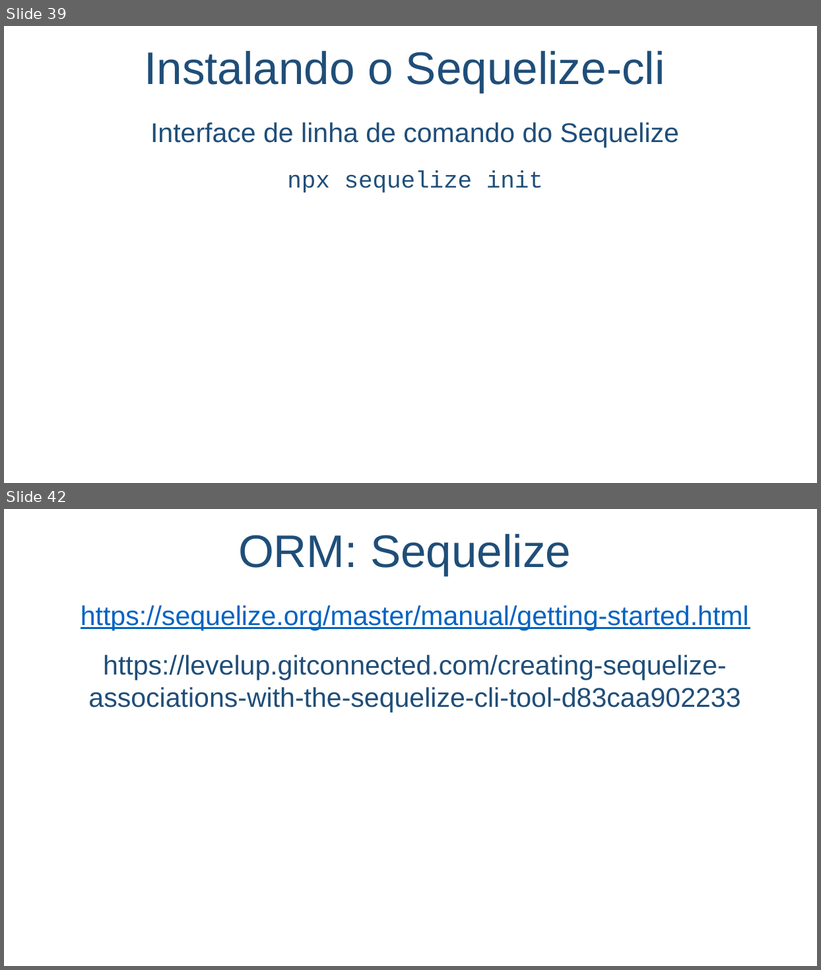
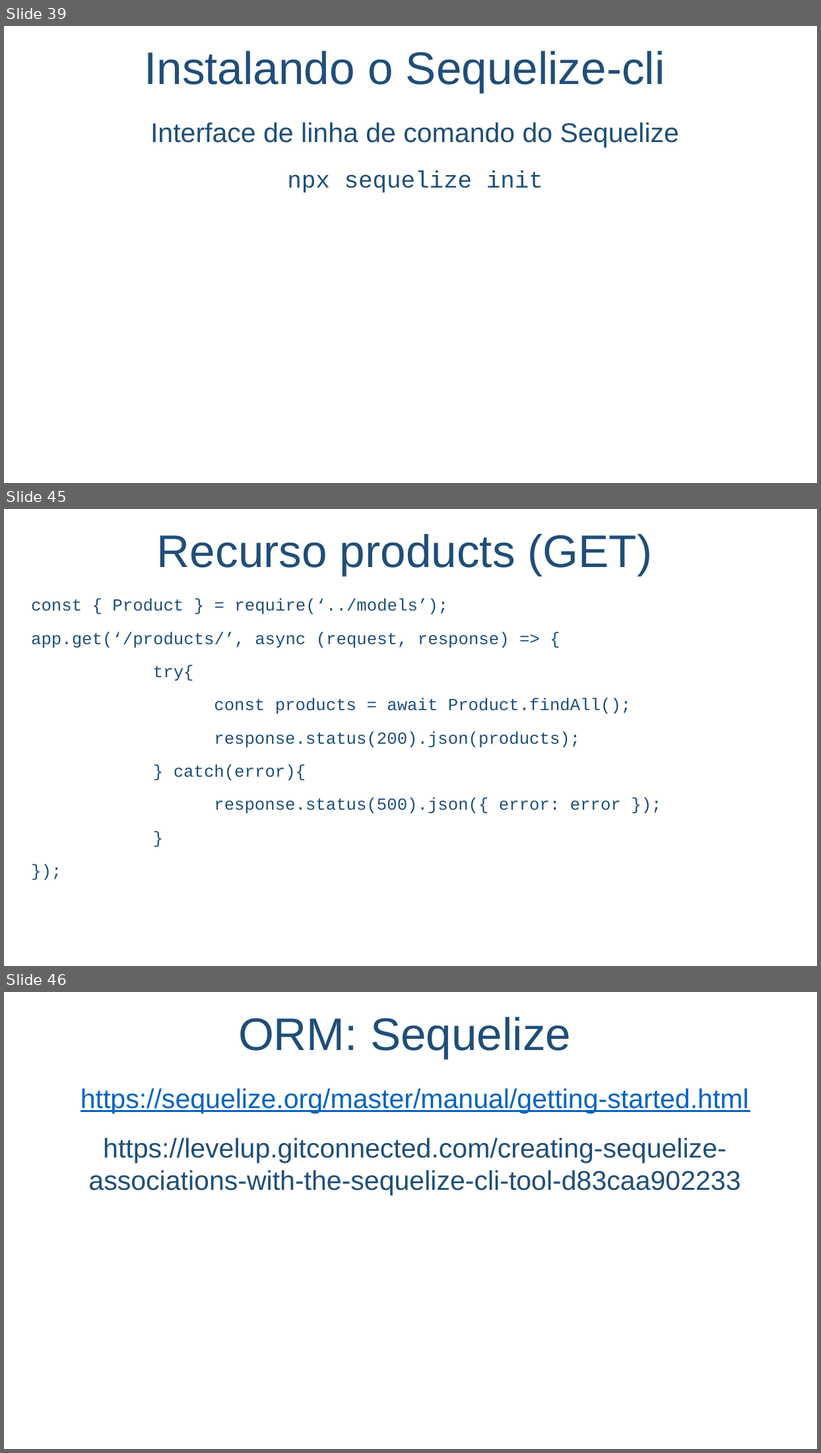
Before and after one commit to salmo-jr/public-slides, a slide deck: node-js.pptx. Shown one above the other, each under a label of ours: slides 39 and 42 before the commit, slides 39, 45 and 46 after it; the slides between them are not shown. The pictures are 821x970 and 821x1453 pixels, drawn with LibreOffice and Linux fonts; fonts in the diff are those of the drawing; background and template pictures are left out. Boxes give left, top, right and bottom in pixels: in the first picture for what was removed or moved away, otherwise in the second. Text is boxed around its words. In the diff, an @@ line names an element or a change of style, - is before the commit and + after.

```diff
--- a/node-js.pptx
+++ b/node-js.pptx
@@ slide 45 added at <box>4,509,817,966</box>, background picture (left out) @@
@@ text added at <box>157,533,652,576</box>, 54 pt, text #1F4E79 @@
+Recurso products (GET)
@@ text added at <box>31,598,631,814</box>, 20 pt, text #1F4E79 @@
+const { Product } = require(‘../models’);
+app.get(‘/products/’, async (request, response) => {
+try{
+const products = await Product.findAll();
+response.status(200).json(products);
+} catch(error){
+response.status(500).json({ error: error });
+}
+});
@@ what was slide 42 is now slide 46 @@
```
Also in this commit, not shown: 8 slides changed, 3 other slides added.
